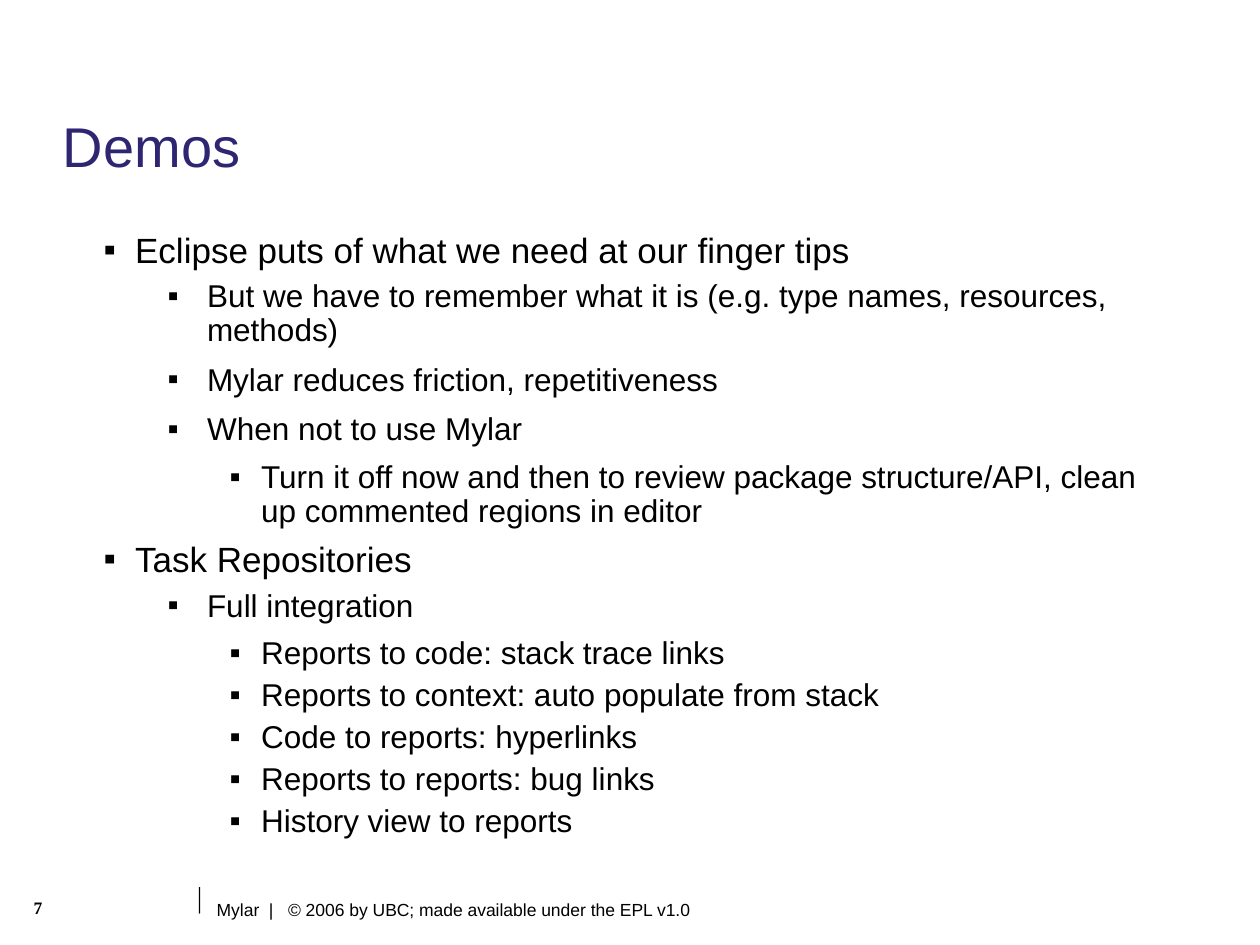
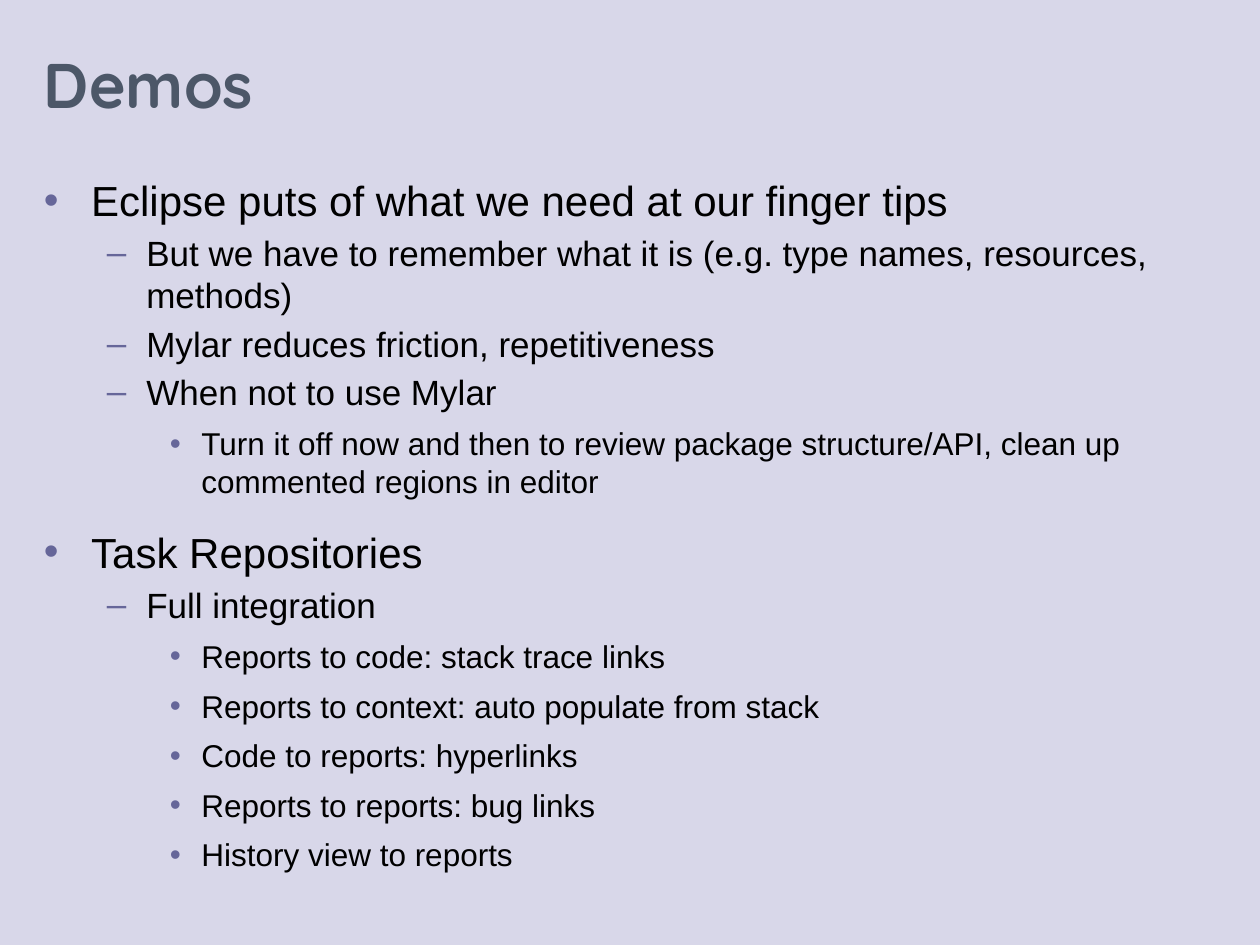
Before and after one commit to eclipse-mylyn/mylyn-website, a slide deck: slide 8 of publications/2006-03-mylar-eclipsecon.ppt (slide 7 before the commit). Drawn at 1260x945 pixels with LibreOffice and Linux fonts; fonts in the diff are those of the drawing; background and template pictures are left out. Boxes give left, top, right and bottom in pixels: in the first picture for what was removed or moved away, otherwise in the second. Text is boxed around its words. In the diff, an @@ line names an element or a change of style, - is before the commit and + after.

Commit message:
Progress on: prepare eclipsecon talk and slides

```diff
--- a/publications/2006-03-mylar-eclipsecon.ppt
+++ b/publications/2006-03-mylar-eclipsecon.ppt
@@ rectangle added at (0,0,1260,945), fill #D8D7E9 @@
@@ title "Demos": place and size @@
-title "Demos" at (63,128,240,168)
+title "Demos" at (44,64,253,109)
@@ title "Demos" at (44,64,253,109): size 32 to 36 pt, font Arial to Quicksand, text colour #2F2672 to #4C5768, bold on; line spacing 0.9 to 0.85; vertical alignment top to middle @@
@@ text "Eclipse puts of what we ...": place and size @@
-text "Eclipse puts of what we ..." at (135,237,1136,838)
+text "Eclipse puts of what we ..." at (91,185,1147,872)
@@ text "Eclipse puts of what we ..." at (91,185,1147,872): size 20 to 24 pt in "Eclipse puts of what we need at ...", "Task Repositories"; size 18 to 20 pt in "But we have to remember what it ...", "Mylar reduces friction, repetitiveness", "When not to use Mylar", "Full integration"; bullet ▪ to •; line spacing 1.2 to 1; more space between paragraphs; bullet colour #000000 to #666699; bullet ▪ to –; line spacing 0.9 to 1; less space between paragraphs @@
@@ line removed from (199, 887) to (199, 914) @@
@@ page number removed at (34,902,43,914) @@
-7
@@ text removed at (217,903,690,920) @@
-Mylar | © 2006 by UBC; made available under the EPL v1.0
```
Also in this commit, not shown: 10 other slides changed, 6 slides added, 3 slides removed.
